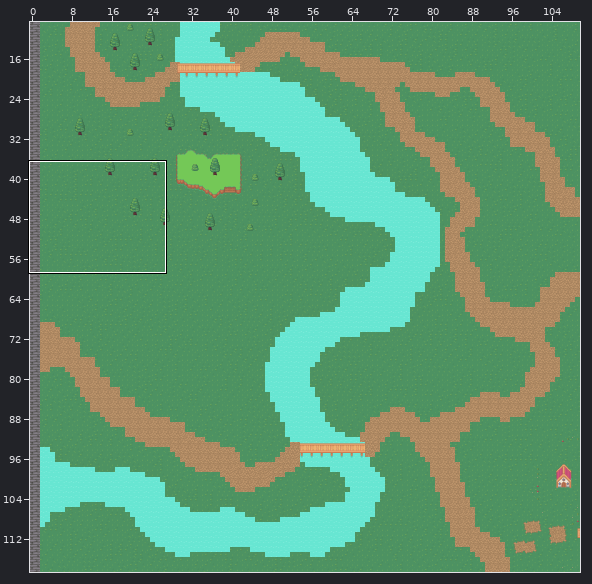
A Tiled map gets an edit: map.tmx. Above, an overview of the earlier version with the close-up marked.
Close-up. As it was:
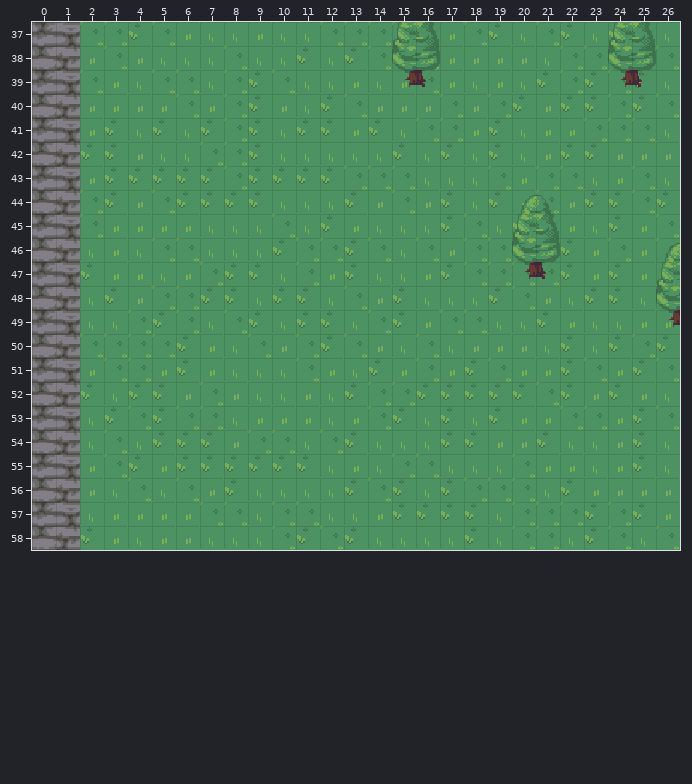
Cells are 16x16 px. Shown: x 0..26, y 37..58. The commit also changed other parts of the map, which this record leaves out.
Now the later version:
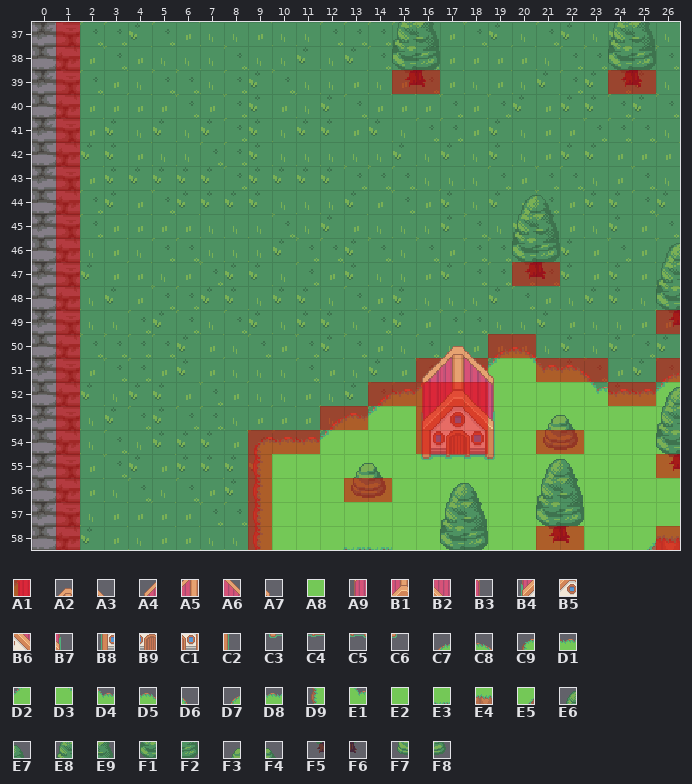
Key: from "collision": A1 305; from "maison": A2 3, A3 4, A4 26, A5 27, A6 28, A7 29, A8 38, A9 50, B1 51, B2 52, B3 53, B4 74, B5 75, B6 76, B7 77, B8 98, B9 99, C1 100, C2 101, C3 122, C4 123, C5 124, C6 125, C7 291, C8 292, C9 313, D1 314, D2 315, D3 316, D4 317, D5 318, D6 319, D7 320, D8 321, D9 337, E1 343, E2 345, E3 346, E4 362, E5 368; from "nature": E6 0, E7 1, E8 40, E9 41, F1 80, F2 81, F3 82, F4 83, F5 120, F6 121, F7 122, F8 123.
__ is an empty cell.
Tiles of an added or newly shown layer are drawn over the layers below it.
See-through tiles are keyed as they look on the map.
Difference:
Changed rows in their new state; .. is an unchanged cell.
Layer "level2":
first column x 9:
50 .. .. .. .. .. .. .. .. .. .. C7 C8 .. .. .. .. .. ..
51 .. .. .. .. .. .. .. D7 D1 D1 D2 D3 D4 D5 D6 .. .. C7
52 .. .. .. .. .. D7 D1 D2 .. .. A8 A8 A8 A8 E1 D1 D1 D2
53 .. .. .. D7 D8 D2 A8 A8 .. .. A8 A8 A8 A8 A8 A8 A8 A8
54 C9 D1 D1 D2 A8 A8 A8 A8 .. .. A8 A8 A8 A8 A8 A8 A8 A8
55 D9 A8 A8 A8 A8 A8 A8 A8 A8 A8 A8 A8 A8 A8 A8 A8 A8 A8
56 D9 A8 A8 A8 A8 A8 A8 A8 A8 A8 A8 A8 A8 A8 A8 A8 A8 A8
57 D9 A8 A8 A8 A8 A8 A8 A8 A8 A8 A8 A8 A8 A8 A8 A8 A8 A8
58 D9 A8 A8 E2 E3 E3 A8 A8 A8 A8 A8 A8 A8 A8 A8 A8 E5 E4
Layer "tree":
first column x 13:
52 .. .. .. .. .. .. .. .. .. .. .. .. .. E6
53 .. .. .. .. .. .. .. .. F3 F4 .. .. .. E8
54 .. .. .. .. .. .. .. .. F7 F8 .. .. .. F1
55 F3 F4 .. .. .. .. .. .. E6 E7 .. .. .. F5
56 F7 F8 .. .. E6 E7 .. .. E8 E9 .. .. .. ..
57 .. .. .. .. E8 E9 .. .. F1 F2 .. .. .. ..
58 .. .. .. .. F1 F2 .. .. F5 F6 .. .. .. ..
Layer "maison":
first column x 16:
50 .. A2 A3 ..
51 A4 A5 A6 A7
52 A9 B1 B2 B3
53 B4 B5 B6 B7
54 B8 B9 C1 C2
55 C3 C4 C5 C6
Layer "collisions" (now shown):
first column x 1:
37 A1 .. .. .. .. .. .. .. .. .. .. .. .. .. .. .. .. .. .. .. .. .. .. .. .. ..
38 A1 .. .. .. .. .. .. .. .. .. .. .. .. .. .. .. .. .. .. .. .. .. .. .. .. ..
39 A1 .. .. .. .. .. .. .. .. .. .. .. .. .. A1 A1 .. .. .. .. .. .. .. A1 A1 ..
40 A1 .. .. .. .. .. .. .. .. .. .. .. .. .. .. .. .. .. .. .. .. .. .. .. .. ..
41 A1 .. .. .. .. .. .. .. .. .. .. .. .. .. .. .. .. .. .. .. .. .. .. .. .. ..
42 A1 .. .. .. .. .. .. .. .. .. .. .. .. .. .. .. .. .. .. .. .. .. .. .. .. ..
43 A1 .. .. .. .. .. .. .. .. .. .. .. .. .. .. .. .. .. .. .. .. .. .. .. .. ..
44 A1 .. .. .. .. .. .. .. .. .. .. .. .. .. .. .. .. .. .. .. .. .. .. .. .. ..
45 A1 .. .. .. .. .. .. .. .. .. .. .. .. .. .. .. .. .. .. .. .. .. .. .. .. ..
46 A1 .. .. .. .. .. .. .. .. .. .. .. .. .. .. .. .. .. .. .. .. .. .. .. .. ..
47 A1 .. .. .. .. .. .. .. .. .. .. .. .. .. .. .. .. .. .. A1 A1 .. .. .. .. ..
48 A1 .. .. .. .. .. .. .. .. .. .. .. .. .. .. .. .. .. .. .. .. .. .. .. .. ..
49 A1 .. .. .. .. .. .. .. .. .. .. .. .. .. .. .. .. .. .. .. .. .. .. .. .. A1
50 A1 .. .. .. .. .. .. .. .. .. .. .. .. .. .. .. .. .. A1 A1 .. .. .. .. .. ..
51 A1 .. .. .. .. .. .. .. .. .. .. .. .. .. .. A1 A1 A1 .. .. A1 A1 A1 .. .. A1
52 A1 .. .. .. .. .. .. .. .. .. .. .. .. A1 A1 A1 A1 A1 .. .. .. .. .. A1 A1 ..
53 A1 .. .. .. .. .. .. .. .. .. .. A1 A1 .. .. A1 A1 A1 .. .. .. .. .. .. .. ..
54 A1 .. .. .. .. .. .. .. A1 A1 A1 .. .. .. .. A1 A1 A1 .. .. A1 A1 .. .. .. ..
55 A1 .. .. .. .. .. .. .. A1 .. .. .. .. .. .. .. .. .. .. .. .. .. .. .. .. A1
56 A1 .. .. .. .. .. .. .. A1 .. .. .. A1 A1 .. .. .. .. .. .. .. .. .. .. .. ..
57 A1 .. .. .. .. .. .. .. A1 .. .. .. .. .. .. .. .. .. .. .. .. .. .. .. .. ..
58 A1 .. .. .. .. .. .. .. A1 .. .. .. .. .. .. .. .. .. .. .. A1 A1 .. .. .. A1
Layer "foreground objects":
first column x 13:
50 .. .. .. .. A2 A3 .. .. .. .. .. .. .. ..
51 .. .. .. A4 A5 A6 A7 .. .. .. .. .. .. ..
52 .. .. .. .. .. .. .. .. .. .. .. .. .. E6
53 .. .. .. .. .. .. .. .. F3 F4 .. .. .. E8
54 .. .. .. .. .. .. .. .. .. .. .. .. .. F1
55 F3 F4 .. .. .. .. .. .. E6 E7 .. .. .. ..
56 .. .. .. .. E6 E7 .. .. E8 E9 .. .. .. ..
57 .. .. .. .. E8 E9 .. .. F1 F2 .. .. .. ..
58 .. .. .. .. F1 F2 .. .. .. .. .. .. .. ..
